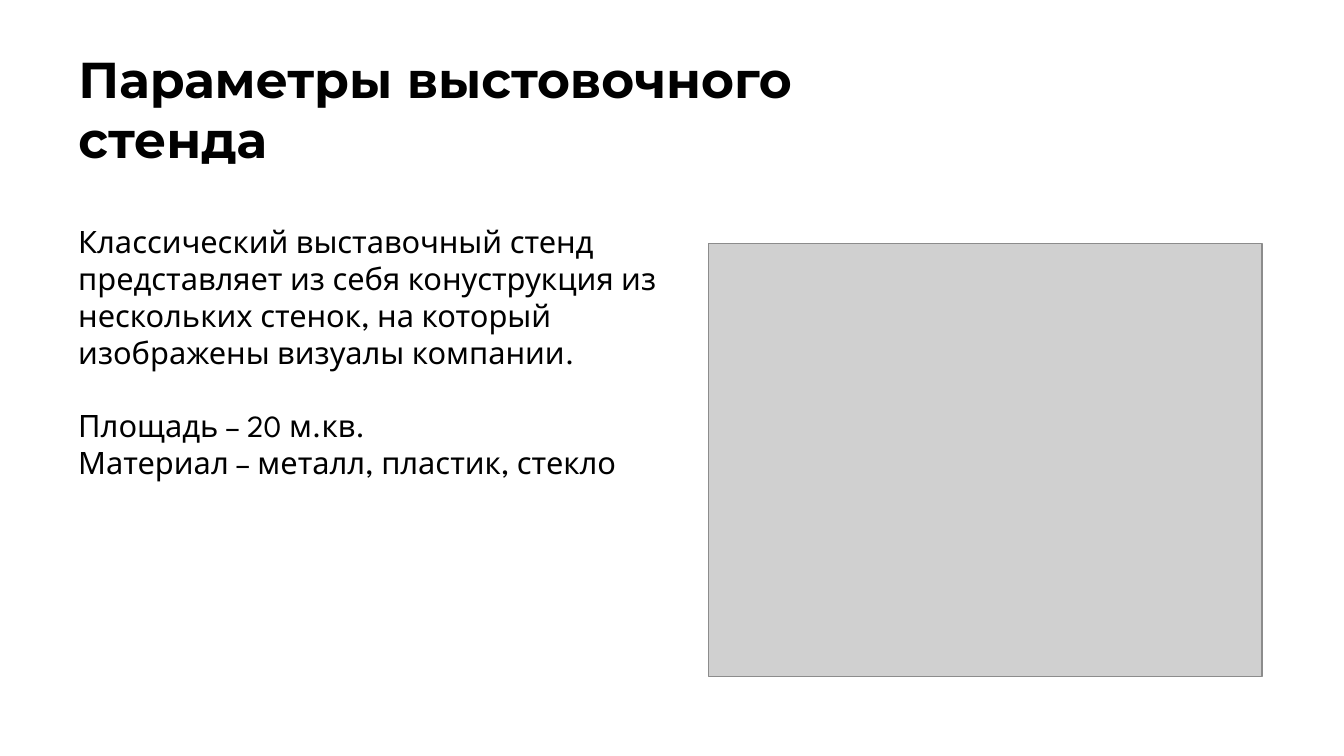
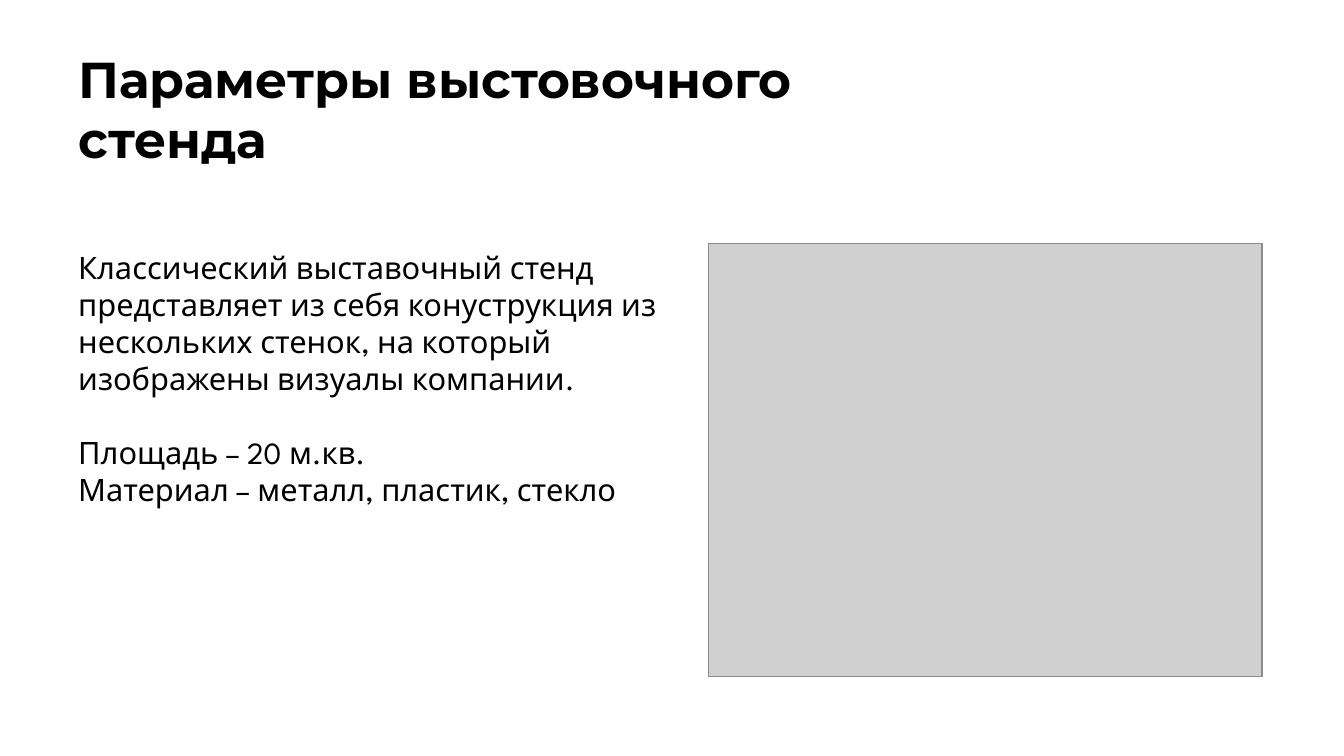
Before and after one commit to kharbacheuski/BSUIR_LABS, a slide deck: slide 4 of 5_term/МППиУ/SOFT_FX_PRES_6.pptx. Drawn at 1344x756 pixels with LibreOffice and Linux fonts; fonts in the diff are those of the drawing; grey boxes stand for pictures. Boxes give left, top, right and bottom in pixels: in the first picture for what was removed or moved away, otherwise in the second. Text is boxed around its words. In the diff, an @@ line names an element or a change of style, - is before the commit and + after.

```diff
--- a/5_term/МППиУ/SOFT_FX_PRES_6.pptx
+++ b/5_term/МППиУ/SOFT_FX_PRES_6.pptx
@@ text "Классический выставочный стенд представляет из ...": place and size @@
-text "Классический выставочный стенд представляет из ..." at [78,229,656,482]
+text "Классический выставочный стенд представляет из ..." at [78,255,656,509]
```
Also in this commit, not shown: 5 other slides changed, 5 slides added, 2 slides removed.
